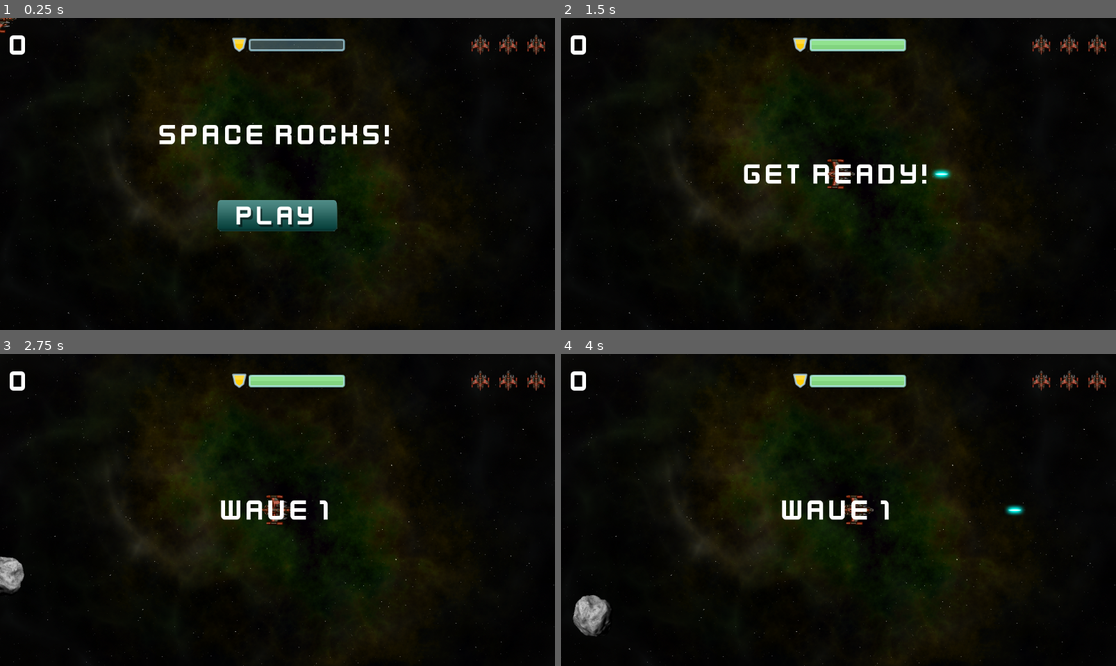
Above: before the commit, frames 1-4 (two rows, left to right).
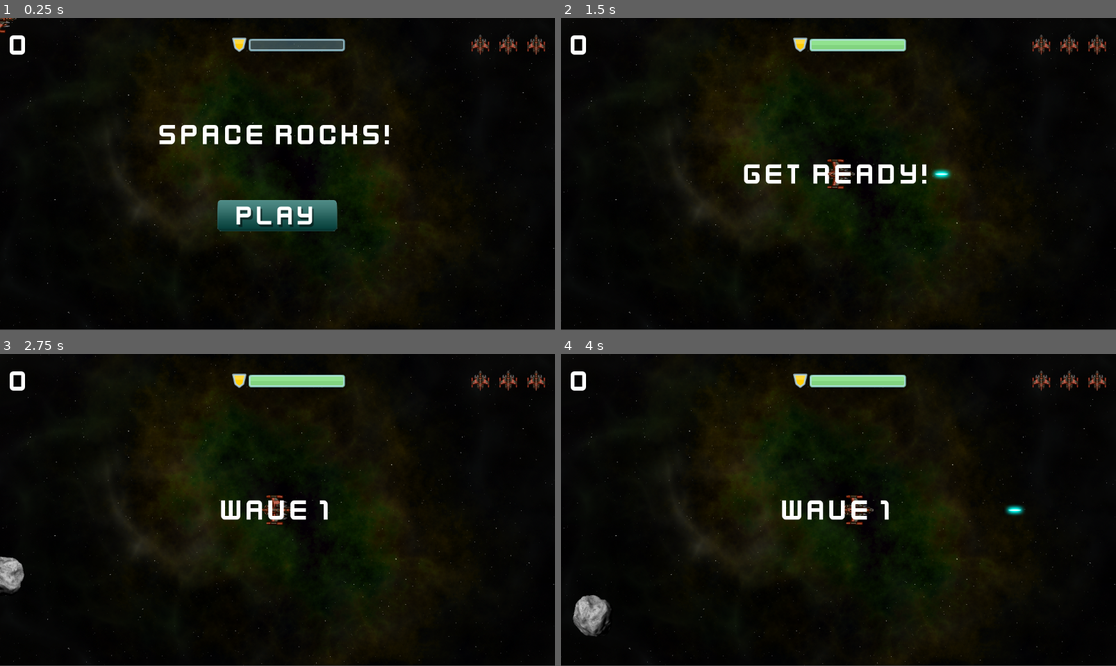
Above: after the commit, the same moments.

Repository: zenoplex/space-rocks
Game: Godot game, scene res://Main/main.tscn
Same seed, same stepped clock (60 frames per second), same inputs: the game is played once before the commit and once after it.
Inputs (mouse positions are in pixels of both pictures, inside the frame that each line leads up to):
- Up to frame 1 (0.25 s): no input
- Up to frame 2 (1.5 s): click (838, 214) at 0.5 s; tap Enter at 1.25 s; hold D (rotate_right) from 1.28 s (still down); hold Space (shoot) from 1.28 s (still down)
- Up to frame 3 (2.75 s): release D (rotate_right) at 2.03 s; release Space (shoot) at 2.03 s; hold A (rotate_left) from 2.03 s (still down); tap Space (shoot) at 2.1 s
- Up to frame 4 (4 s): release A (rotate_left) at 2.78 s; hold D (rotate_right) 2.78-3.53 s; hold Space (shoot) 2.78-3.53 s; hold W (thrust) from 3.53 s (still down); tap Space (shoot) at 3.6 s

The runs differ from the first frame. In frame 1, 0.4% of the frame differs, in the area x 0-100%, y 0-100%; in frame 2, 0.4%; in frame 3, 0.4%; in frame 4, 0.4%.

Commit message:
feat: Add player sound effects

Diff:
--- a/Main/main.tscn
+++ b/Main/main.tscn
@@ -22,7 +22,7 @@
 layer = 0
 
 [node name="Sprite2D2" type="Sprite2D" parent="."]
-position = Vector2(576, 324)
+position = Vector2(576, 323)
 scale = Vector2(0.6, 0.6)
 texture = ExtResource("1_cd36w")
 
--- a/player/player.gd
+++ b/player/player.gd
@@ -21,6 +21,8 @@
 @onready var gunCooldownTimer: Timer = get_node("GunCooldownTimer")
 @onready var muzzle: Node2D = get_node("Muzzle")
 @onready var sprite2D: Sprite2D = get_node("Sprite2D")
+@onready var engine_sound: AudioStreamPlayer = get_node("EngineSound")
+@onready var laser_sound: AudioStreamPlayer = get_node("LaserSound")
 
 enum Status { INIT, ALIVE, INVULNERABLE, DEAD }
 var state :Status = Status.INIT
@@ -83,6 +85,7 @@
 	var node: Bullet = bullet_scene.instantiate() as Bullet
 	node.start(muzzle.global_transform)
 	get_tree().root.add_child(node)
+	laser_sound.play()
 
 func get_input() -> void:
 	thrust = Vector2.ZERO
@@ -92,6 +95,10 @@
 	if Input.is_action_pressed("thrust"):
 		thrust = transform.x * engine_power
 		rotation_dir = Input.get_axis("rotate_left", "rotate_right")
+		if not engine_sound.playing:
+			engine_sound.play()
+	else:
+		engine_sound.stop()
 
 	if Input.is_action_pressed("shoot") and can_shoot:
 		shoot()
--- a/player/player.tscn
+++ b/player/player.tscn
@@ -1,9 +1,11 @@
-[gd_scene load_steps=6 format=3 uid="uid://dsf5dyyo0cnxq"]
+[gd_scene load_steps=8 format=3 uid="uid://dsf5dyyo0cnxq"]
 
 [ext_resource type="Script" path="res://player/player.gd" id="1_21n7p"]
 [ext_resource type="Texture2D" uid="uid://cs77x7uh6i87g" path="res://player/player_ship.png" id="1_xjdd5"]
 [ext_resource type="PackedScene" uid="uid://b6rf7oi707ej5" path="res://bullet/bullet.tscn" id="2_g6lr5"]
 [ext_resource type="PackedScene" uid="uid://bh3hkj080frmf" path="res://explosion/explosion.tscn" id="4_1s3aq"]
+[ext_resource type="AudioStream" uid="uid://qk8eldc8ddjq" path="res://player/engine.ogg" id="5_uq52p"]
+[ext_resource type="AudioStream" uid="uid://by31b8ar0yvty" path="res://player/laser.ogg" id="6_6inxe"]
 
 [sub_resource type="CircleShape2D" id="CircleShape2D_vefu5"]
 radius = 29.0172
@@ -31,6 +33,12 @@
 
 [node name="Explosion" parent="." instance=ExtResource("4_1s3aq")]
 
+[node name="EngineSound" type="AudioStreamPlayer" parent="."]
+stream = ExtResource("5_uq52p")
+
+[node name="LaserSound" type="AudioStreamPlayer" parent="."]
+stream = ExtResource("6_6inxe")
+
 [connection signal="body_entered" from="." to="." method="_on_body_entered"]
 [connection signal="timeout" from="GunCooldownTimer" to="." method="_on_gun_cooldown_timer_timeout"]
 [connection signal="timeout" from="InvulnerabilityTimer" to="." method="_on_invulnerability_timer_timeout"]
Not shown, removed: assets/sounds/engine.ogg.import
Not shown, removed: assets/sounds/laser.ogg.import
Not shown, added: player/engine.ogg.import
Not shown, added: player/laser.ogg.import
Not shown, added: player/engine.ogg
Not shown, added: player/laser.ogg
